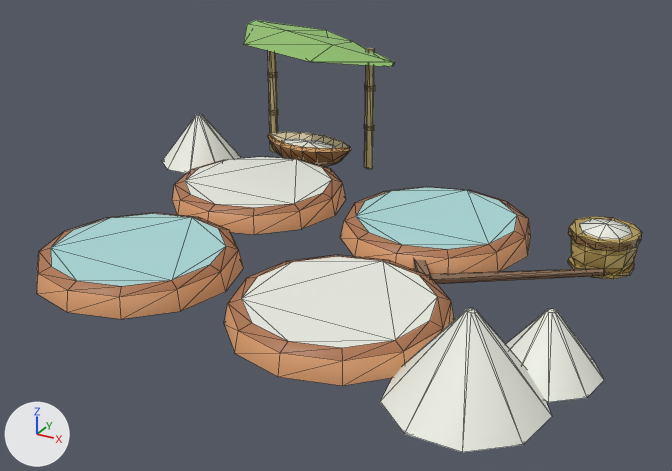
The glTF model godot/art/models/saltpan.glb as it was, and as the next commit left it.
Rendered twice from a 50 mm lens placed at (2.25, -3.62, 1.97), pointed at (0.19, 0.12, 0.1). Arrows for +X, +Y and +Z are at lower left; the lights stay in place. The first picture is the older version. Mesh edges are drawn as thin lines.

Objects in the first picture: 'body', 'body_nl'.
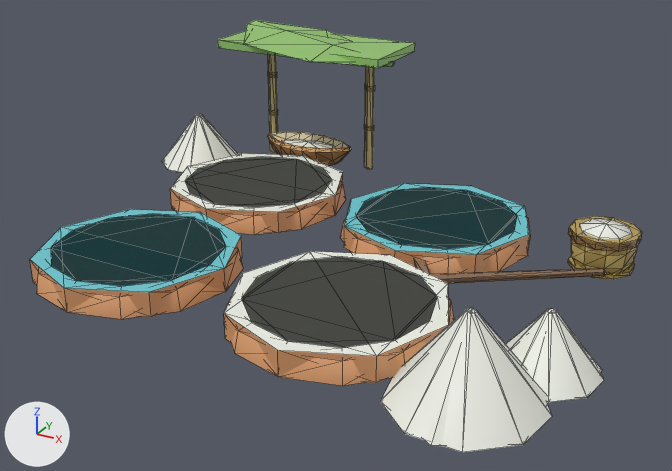
Pixel boxes (x1, y1, x2, y2) of what changed, in the pictures (672 x 471 px):
```json
{"object": "body__far", "change": "added", "after": [30, 31, 602, 446]}
```

The change, as JSON lines over the scene's bpy script:
```json
{"op": "add", "block": "me_body__far", "code": ["me_body__far = bpy.data.meshes.new('body__far')", "me_body__far.from_pydata(...)  # a box spanning x -1.15..-0.05, y 1.05..1.55, z 0.72..0.77; an 8-sided cylinder along z spanning x -1.05..-0.05, y -1.0..0.0, z 0.0..0.12; an 8-sided cylinder along z spanning x -1.05..-0.05, y 0.05..1.05, z 0.0..0.12; an 8-sided cylinder along z spanning x 0.05..1.05, y -1.0..0.0, z 0.0..0.12; an 8-sided cylinder along z spanning x 0.05..1.05, y 0.05..1.05, z 0.0..0.12; a 6-sided cone pointing to +z spanning x 0.97..1.53, y -1.12..-0.48, z 0.0..0.38; a 6-sided cone pointing to +z spanning x 1.26..1.64, y -0.67..-0.23, z 0.0..0.27; a 6-sided cone pointing to +z spanning x -1.47..-1.03, y 0.69..1.21, z 0.0..0.3", "me_body__far.materials.append(mat_defaultmaterial_001)"]}
{"op": "add", "block": "ob_body__far", "code": ["ob_body__far = bpy.data.objects.new('body__far', me_body__far)", "ob_body__far.location = (0.0, 0.0, 0.0)"]}
```
